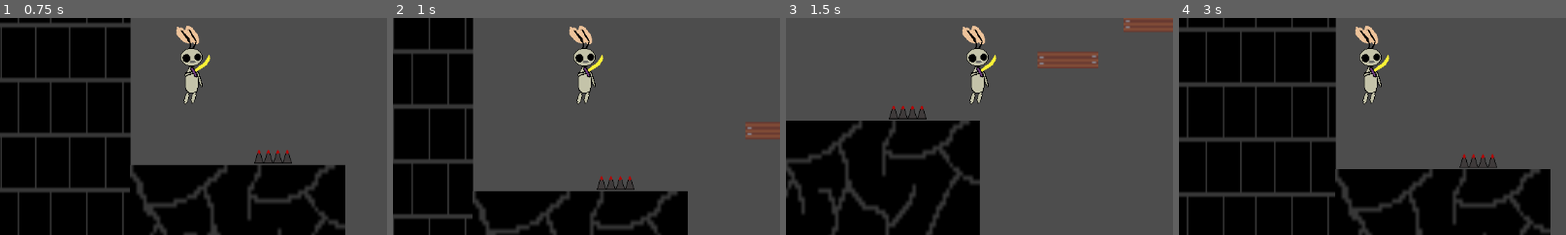
Above: before the commit, frames 1-4 (left to right).
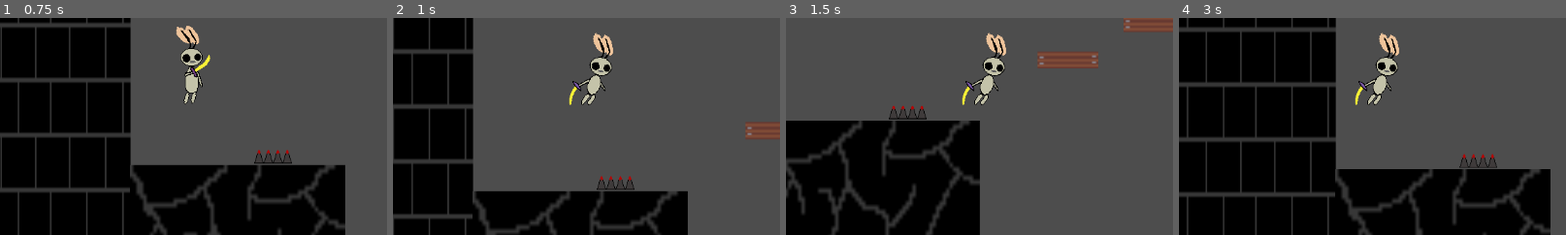
Above: after the commit, the same moments.

Repository: Jacob-Hawksley/Blade-Of-Light
Game: Godot game, scene res://node_2d.tscn
Same seed, same stepped clock (60 frames per second), same inputs: the game is played once before the commit and once after it.
Inputs:
- Up to frame 1 (0.75 s): tap Enter (ui_accept) at 0.5 s; hold Right (ui_right) from 0.53 s (still down); tap X (ui_parry) at 0.6 s
- Up to frame 2 (1 s): keep holding Right (ui_right); tap Enter (ui_accept) at 0.77 s
- Up to frame 3 (1.5 s): keep holding Right (ui_right); tap X (ui_parry) at 1.35 s
- Up to frame 4 (3 s): tap Enter (ui_accept) at 1.52, 2.75 s; release Right (ui_right) at 2.03 s; hold Left (ui_left) 2.03-2.78 s; tap X (ui_parry) at 2.1, 2.85 s; hold Right (ui_right) from 2.78 s (still down)
The pictures show only the part of the screen within x 0-50%, y 49-99%; the shares and areas given below are measured in that part.

Frame 1 is identical in both runs. In frame 2, 2.3% of the frame differs, in the area x 45-57%, y 3-41%; in frame 3, 2.3%; in frame 4, 2.3%.

Commit message:
added a win screen

Diff:
--- a/character_body_2d.gd
+++ b/character_body_2d.gd
@@ -76,15 +76,17 @@
 		if hit == true:
 			Global.counter = 1
 			_animated_sprite.play("parryyes")
-			await get_tree().create_timer(0.1).timeout
+			await get_tree().create_timer(0.01).timeout
+			busy = 0
 			parrycd = 0
 			Global.parry = 0
 
 		elif hit == false:
 			Global.parry = 0
+			busy = 0
 			await get_tree().create_timer(1).timeout
 			parrycd = 0
-		busy = 0
+
 
 
 	if Global.hp <= 0:
--- a/character_body_2d_2.gd
+++ b/character_body_2d_2.gd
@@ -20,11 +20,11 @@
 			var choice = randi() % 2
 			if choice == 0:
 				cd = 1
-				for i in range(40):
-					position.x += 2.5
+				for i in range(20):
+					position.x += 5
 					await get_tree().create_timer(0.05).timeout
-				for i in range(40):
-					position.x -= 2.5
+				for i in range(20):
+					position.x -= 5
 					await get_tree().create_timer(0.05).timeout
 				cd = 0
 			elif choice == 1:
@@ -68,6 +68,7 @@
 		else:
 			sprite.flip_h = true
 	if ravenhp <= 0:
+		Global.win = true
 		queue_free()
 	Global.raven = int(self.position.x)
 
@@ -100,7 +101,7 @@
 				ravenhp -= 1
 				poisebar.value += (8)
 			iframe = 1
-			poisetimer = 20
+			poisetimer = 35
 			await get_tree().create_timer(0.2).timeout
 			iframe = 0
 	bar.value = ravenhp
--- a/node_2d.gd
+++ b/node_2d.gd
@@ -9,3 +9,4 @@
 var counter = null
 var currentattack = null
 var playeraction = null
+var win = null
--- a/node_2d.tscn
+++ b/node_2d.tscn
@@ -41,6 +41,8 @@
 [ext_resource type="Texture2D" uid="uid://dxxds50ngf1hm" path="res://raven-down.png" id="25_6ip5v"]
 [ext_resource type="Script" uid="uid://dc0edk327vrl7" path="res://hp.gd" id="25_gt76g"]
 [ext_resource type="Texture2D" uid="uid://b2eaofidshfqj" path="res://Enemies/Raven-jump.png" id="26_3rgeb"]
+[ext_resource type="Texture2D" uid="uid://bjqdfro3bionx" path="res://victory.png" id="26_4qosj"]
+[ext_resource type="Script" uid="uid://b7ceior2jilly" path="res://win.gd" id="27_cjlbh"]
 [ext_resource type="Script" uid="uid://df2lqmwirnhfs" path="res://rspin.gd" id="27_mryly"]
 [ext_resource type="Script" uid="uid://batndqe23vaob" path="res://lspin.gd" id="28_kq1c5"]
 [ext_resource type="Texture2D" uid="uid://dcbqhh5lhqyq6" path="res://Enemies/Tonn Left.png" id="35_mlmnt"]
@@ -209,6 +211,25 @@
 "speed": 5.0
 }]
 
+[sub_resource type="SpriteFrames" id="SpriteFrames_cjlbh"]
+animations = [{
+"frames": [{
+"duration": 1.0,
+"texture": ExtResource("23_5xluj")
+}],
+"loop": true,
+"name": &"no",
+"speed": 5.0
+}, {
+"frames": [{
+"duration": 1.0,
+"texture": ExtResource("26_4qosj")
+}],
+"loop": true,
+"name": &"yes",
+"speed": 5.0
+}]
+
 [sub_resource type="CapsuleShape2D" id="CapsuleShape2D_gt76g"]
 radius = 23.0
 height = 70.0
@@ -384,6 +405,14 @@
 sprite_frames = SubResource("SpriteFrames_cdndp")
 animation = &"parry"
 script = ExtResource("24_ylitj")
+
+[node name="win" type="AnimatedSprite2D" parent="Player/Camera2D"]
+position = Vector2(-0.999985, -169)
+scale = Vector2(4.52206, 4.52206)
+sprite_frames = SubResource("SpriteFrames_cjlbh")
+animation = &"no"
+autoplay = "no"
+script = ExtResource("27_cjlbh")
 
 [node name="hitbox" type="Area2D" parent="Player"]
 collision_layer = 2
@@ -560,6 +589,19 @@
 [node name="CollisionShape2D" type="CollisionShape2D" parent="Terrain/Platform5/StaticBody2D"]
 shape = SubResource("RectangleShape2D_smfaj")
 
+[node name="Platform6" type="Sprite2D" parent="Terrain"]
+position = Vector2(2758, 441)
+rotation = 4.71239
+scale = Vector2(3, 1.5)
+texture = ExtResource("5_v0qa2")
+
+[node name="StaticBody2D" type="StaticBody2D" parent="Terrain/Platform6"]
+rotation = 4.71239
+
+[node name="CollisionShape2D" type="CollisionShape2D" parent="Terrain/Platform6/StaticBody2D"]
+rotation = 4.71239
+shape = SubResource("RectangleShape2D_smfaj")
+
 [node name="Platform2" type="Sprite2D" parent="Terrain"]
 position = Vector2(452, 397)
 scale = Vector2(3, 1.5)
@@ -642,6 +684,22 @@
 
 [node name="CollisionShape2D" type="CollisionShape2D" parent="Terrain/Spikes/Spikecollision"]
 position = Vector2(0, 1.5)
+shape = SubResource("RectangleShape2D_sjy1l")
+
+[node name="Spikes4" type="Sprite2D" parent="Terrain"]
+position = Vector2(2737, 441.974)
+rotation = 4.71239
+scale = Vector2(1.53665, 1)
+texture = ExtResource("39_c21p0")
+
+[node name="Spikecollision" type="Area2D" parent="Terrain/Spikes4"]
+position = Vector2(0, 1)
+rotation = 1.5708
+collision_layer = 4
+
+[node name="CollisionShape2D" type="CollisionShape2D" parent="Terrain/Spikes4/Spikecollision"]
+position = Vector2(0, 1.5)
+rotation = 1.5708
 shape = SubResource("RectangleShape2D_sjy1l")
 
 [node name="Spikes3" type="Sprite2D" parent="Terrain"]
@@ -684,5 +742,6 @@
 [connection signal="area_entered" from="Terrain/Death barrier/Area2D" to="Player" method="_on_area_2d_area_entered"]
 [connection signal="area_entered" from="Terrain/Spikes2/Spikecollision" to="Player" method="_on_spikecollision_area_entered"]
 [connection signal="area_entered" from="Terrain/Spikes/Spikecollision" to="Player" method="_on_spikecollision_area_entered"]
+[connection signal="area_entered" from="Terrain/Spikes4/Spikecollision" to="Player" method="_on_spikecollision_area_entered"]
 [connection signal="area_entered" from="Terrain/Spikes3/Spikecollision" to="Player" method="_on_spikecollision_area_entered"]
 [connection signal="area_entered" from="Heart/heartbox" to="Player" method="_on_heartbox_area_entered"]
--- /dev/null
+++ b/win.gd
@@ -0,0 +1,8 @@
+extends AnimatedSprite2D
+func _ready() -> void:
+	Global.win = false
+func _process(delta: float) -> void:
+	if Global.win == true:
+		play('yes')
+	else:
+		play('no')
Not shown: 1 places in node_2d.tscn that only renumber resources
Binary file added: victory.png
Not shown, added: victory.png.import
Not shown, added: win.gd.uid
